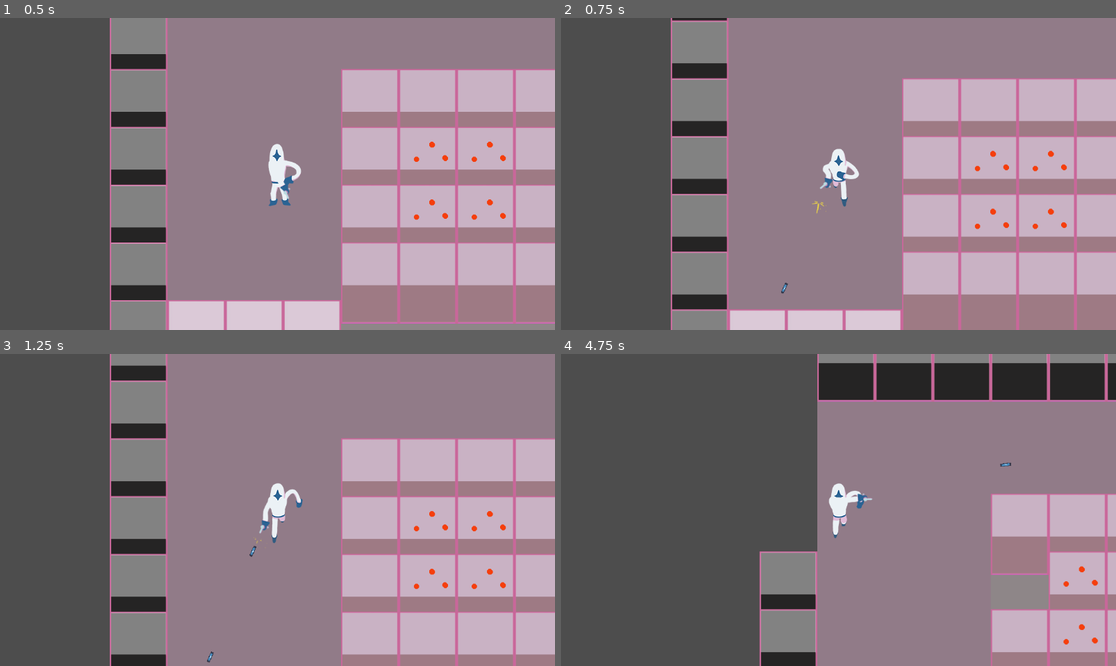
Above: before the commit, frames 1-4 (two rows, left to right).
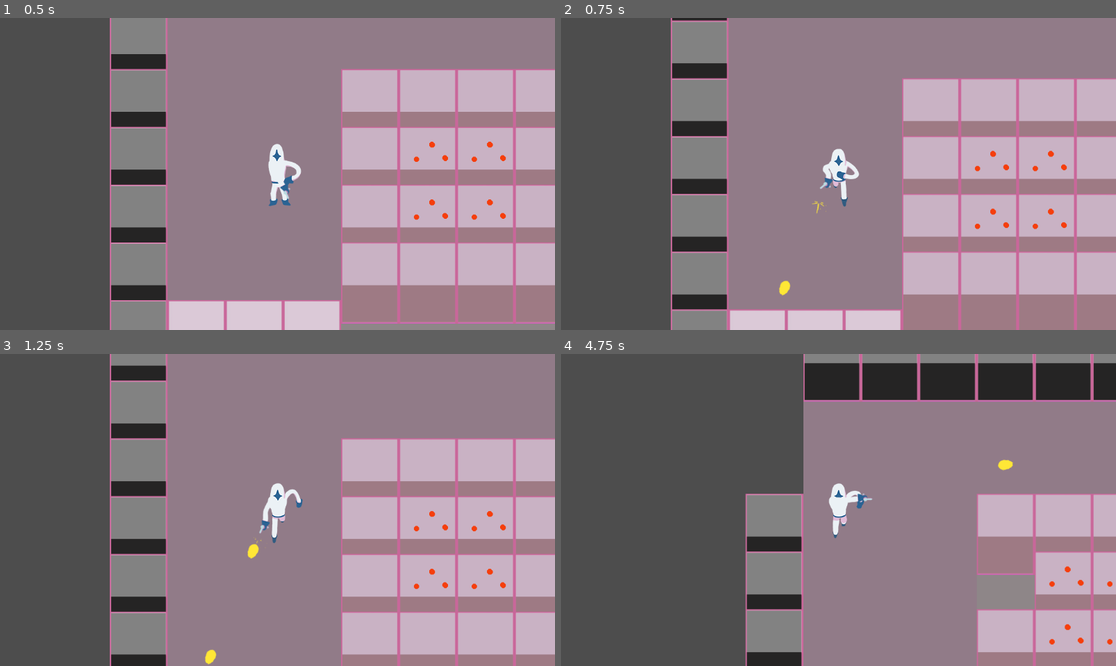
Above: after the commit, the same moments.

Repository: ParisRomane/Scientific_game_jam
Game: Godot game, scene res://scenes/entropy_battle.tscn
The game is run twice, just before and just after one commit, with the same random seed, the same clock (stepped at 60 frames per second) and the same inputs. The engine's default icon, where the game draws it, is replaced by a stand-in: a white triangle on a blue panel in a dark square.
Inputs (mouse positions are in pixels of both pictures, inside the frame that each line leads up to):
- Up to frame 1 (0.5 s): no input
- Up to frame 2 (0.75 s): tap Enter at 0.5 s; move the mouse to (810, 236) at 0.52 s; press the mouse at (810, 236) at 0.53 s; hold Up (ui_up) from 0.53 s (still down)
- Up to frame 3 (1.25 s): keep holding Up (ui_up)
- Up to frame 4 (4.75 s): move the mouse to (1005, 556) at 1.27 s; release the mouse at (1005, 556) at 1.28 s; click (1005, 556) at 1.35 s; move the mouse to (672, 463) at 2.02 s; release Up (ui_up) at 2.03 s; press the mouse at (672, 463) at 2.03 s; hold Left (ui_left) 2.03-3.53 s; move the mouse to (866, 510) at 2.77 s; release the mouse at (866, 510) at 2.78 s; click (866, 510) at 2.85 s; move the mouse to (755, 432) at 3.52 s; press the mouse at (755, 432) at 3.53 s; hold Down (ui_down) 3.53-4.28 s; move the mouse to (960, 494) at 4.27 s; release the mouse at (960, 494) at 4.28 s; hold Right (ui_right) from 4.28 s (still down); click (960, 494) at 4.35 s

Frame 1 is identical in both runs. In frame 2, less than 0.1% of the frame differs, in the area x 39-42%, y 84-89%; in frame 3, 0.1%; in frame 4, 8.7%, in the area x 33-100%, y 0-100%.

Commit message:
Added new bullet texture

Diff:
--- a/scenes/bullet.tscn
+++ b/scenes/bullet.tscn
@@ -1,18 +1,38 @@
-[gd_scene load_steps=4 format=3 uid="uid://cypgq2pnxl58r"]
+[gd_scene load_steps=7 format=3 uid="uid://cypgq2pnxl58r"]
 
 [ext_resource type="Script" path="res://scripts/bullet.gd" id="1"]
-[ext_resource type="Texture2D" uid="uid://w2jjiiru4xvi" path="res://icon.svg" id="2_yesb6"]
+[ext_resource type="Texture2D" uid="uid://c3wjmrof3gb23" path="res://Assets/autres/balle/ball_01.png" id="2_7a18e"]
+[ext_resource type="Texture2D" uid="uid://c3rjqfwy8gyar" path="res://Assets/autres/balle/ball_02.png" id="3_yfsmy"]
+[ext_resource type="Texture2D" uid="uid://28ud5v1grbft" path="res://Assets/autres/balle/ball_03.png" id="4_c2qnh"]
 
-[sub_resource type="RectangleShape2D" id="RectangleShape2D_06i1y"]
-size = Vector2(22, 6)
+[sub_resource type="SpriteFrames" id="SpriteFrames_uxh30"]
+animations = [{
+"frames": [{
+"duration": 1.0,
+"texture": ExtResource("2_7a18e")
+}, {
+"duration": 1.0,
+"texture": ExtResource("3_yfsmy")
+}, {
+"duration": 1.0,
+"texture": ExtResource("4_c2qnh")
+}],
+"loop": true,
+"name": &"default",
+"speed": 15.0
+}]
+
+[sub_resource type="CapsuleShape2D" id="CapsuleShape2D_k4yr5"]
+radius = 8.0
+height = 26.0
 
 [node name="bullet" type="CharacterBody2D"]
 script = ExtResource("1")
 
-[node name="Sprite2D" type="Sprite2D" parent="."]
-position = Vector2(-9.53674e-07, 0)
-scale = Vector2(0.178048, 0.0498047)
-texture = ExtResource("2_yesb6")
+[node name="AnimatedSprite2D" type="AnimatedSprite2D" parent="."]
+sprite_frames = SubResource("SpriteFrames_uxh30")
+frame_progress = 0.363148
 
 [node name="CollisionShape2D" type="CollisionShape2D" parent="."]
-shape = SubResource("RectangleShape2D_06i1y")
+rotation = 1.5708
+shape = SubResource("CapsuleShape2D_k4yr5")
--- a/scripts/bullet.gd
+++ b/scripts/bullet.gd
@@ -6,7 +6,7 @@
 var mining # harm to block
 
 func start(pos, dir, dam, min):
-	$Sprite2D.rotate(dir)
+	$AnimatedSprite2D.rotate(dir)
 	position = pos
 	damage = dam
 	mining = min
Not shown: 1 places in scenes/player.tscn that only renumber resources
